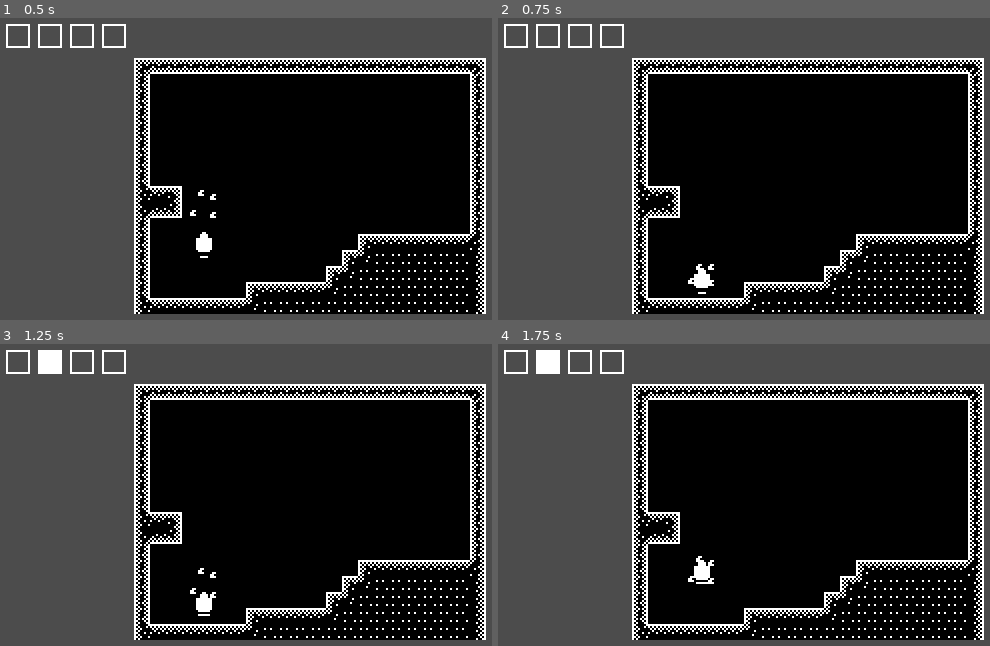
Above: before the commit, frames 1-4 (two rows, left to right).
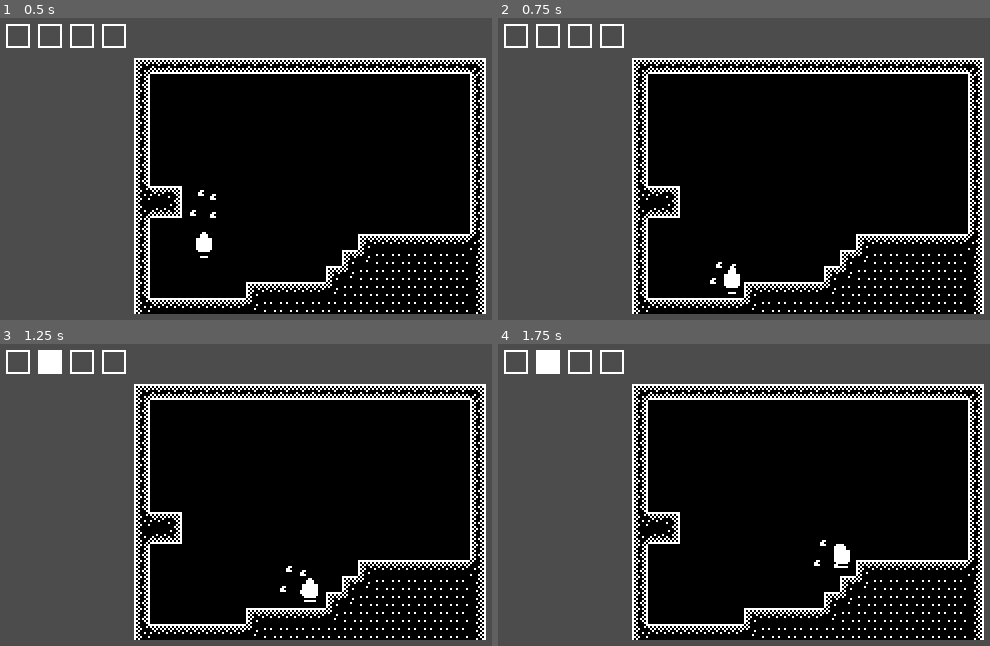
Above: after the commit, the same moments.

Repository: BielMaxBR/projeto-ritmo
Game: Godot game, scene res://scenes/Root.tscn
Two runs of this game, one before a commit and one after it. Both use one fixed random seed, a clock stepped at 60 frames per second and the inputs below. The engine's default icon, where the game draws it, is replaced by a stand-in: a white triangle on a blue panel in a dark square.
Inputs:
- Up to frame 1 (0.5 s): no input
- Up to frame 2 (0.75 s): hold D (right) from 0.53 s (still down); tap 1 (slot1, bound only after the commit) at 0.6 s
- Up to frame 3 (1.25 s): keep holding D (right); tap Space (jump) at 0.77 s; tap 2 (slot2, bound only after the commit) at 0.8 s
- Up to frame 4 (1.75 s): keep holding D (right); tap 2 (slot2, bound only after the commit) at 1.35 s; tap Space (jump) at 1.52 s; tap 3 (slot3, bound only after the commit) at 1.55 s

Frame 1 is identical in both runs. In frame 2, 0.5% of the frame differs, in the area x 38-50%, y 80-92%; in frame 3, 0.5%, in the area x 38-65%, y 73-91%; in frame 4, 0.5%.
Error before the commit: Invalid operands 'bool' and 'bool' in operator '-'. (res://scripts/Player/Player.gd:29)

Commit message:
probleminha simples

Diff:
--- a/project.godot
+++ b/project.godot
@@ -78,6 +78,26 @@
 "events": [ Object(InputEventKey,"resource_local_to_scene":false,"resource_name":"","device":0,"alt":false,"shift":false,"control":false,"meta":false,"command":false,"pressed":false,"scancode":32,"unicode":0,"echo":false,"script":null)
  ]
 }
+slot1={
+"deadzone": 0.5,
+"events": [ Object(InputEventKey,"resource_local_to_scene":false,"resource_name":"","device":0,"alt":false,"shift":false,"control":false,"meta":false,"command":false,"pressed":false,"scancode":49,"unicode":0,"echo":false,"script":null)
+ ]
+}
+slot2={
+"deadzone": 0.5,
+"events": [ Object(InputEventKey,"resource_local_to_scene":false,"resource_name":"","device":0,"alt":false,"shift":false,"control":false,"meta":false,"command":false,"pressed":false,"scancode":50,"unicode":0,"echo":false,"script":null)
+ ]
+}
+slot3={
+"deadzone": 0.5,
+"events": [ Object(InputEventKey,"resource_local_to_scene":false,"resource_name":"","device":0,"alt":false,"shift":false,"control":false,"meta":false,"command":false,"pressed":false,"scancode":51,"unicode":0,"echo":false,"script":null)
+ ]
+}
+slot4={
+"deadzone": 0.5,
+"events": [ Object(InputEventKey,"resource_local_to_scene":false,"resource_name":"","device":0,"alt":false,"shift":false,"control":false,"meta":false,"command":false,"pressed":false,"scancode":52,"unicode":0,"echo":false,"script":null)
+ ]
+}
 
 [input_devices]
 
--- a/scripts/Player/HandManager.gd
+++ b/scripts/Player/HandManager.gd
@@ -14,3 +14,10 @@
 
 		pin.set_node_a(hand.get_path())
 		pin.set_node_b(position2d.get_path())
+
+
+func _process(delta):
+	var slot1 = Input.is_action_just_pressed("slot1")
+	var slot2 = Input.is_action_just_pressed("slot2")
+	var slot3 = Input.is_action_just_pressed("slot3")
+	var slot4 = Input.is_action_just_pressed("slot4")
--- a/scripts/Player/Player.gd
+++ b/scripts/Player/Player.gd
@@ -8,16 +8,13 @@
 func _ready():
 	pass
 
-func input():
+func input_movement():
 	vel.x = 0
 
 	var stopJump = Input.is_action_just_released('jump')
-	#var desfire = Input.is_action_just_released('fire')
 	var jump = Input.is_action_just_pressed('jump')
-	#var fire = Input.is_action_just_pressed('fire')
-	var right = Input.is_action_pressed('right')
-	var left = Input.is_action_pressed('left')
-	var down = Input.is_action_pressed('down')
+	var right = Input.get_action_strength('right')
+	var left = Input.get_action_strength('left')
 
 	if is_on_floor():
 		vel.y = 0
@@ -29,7 +26,7 @@
 	vel.x = speed * (right - left)
 
 func _physics_process(delta):
-	input()
+	input_movement()
 	vel.y += gravity * delta
 
 	move_and_slide(vel,Vector2.UP)
